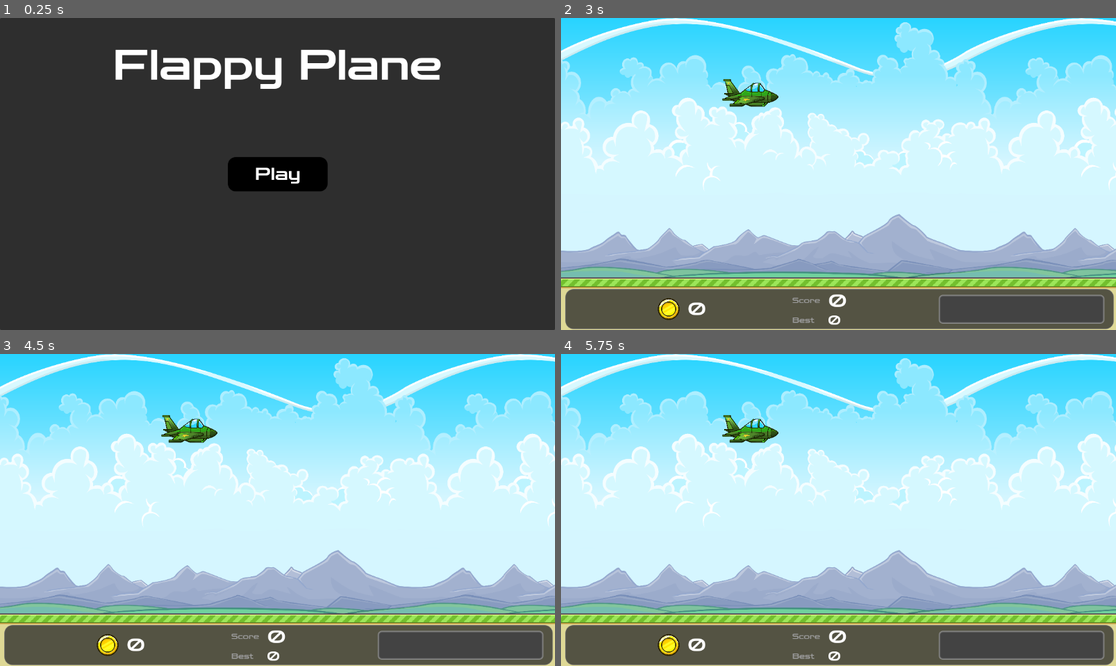
Above: before the commit, frames 1-4 (two rows, left to right).
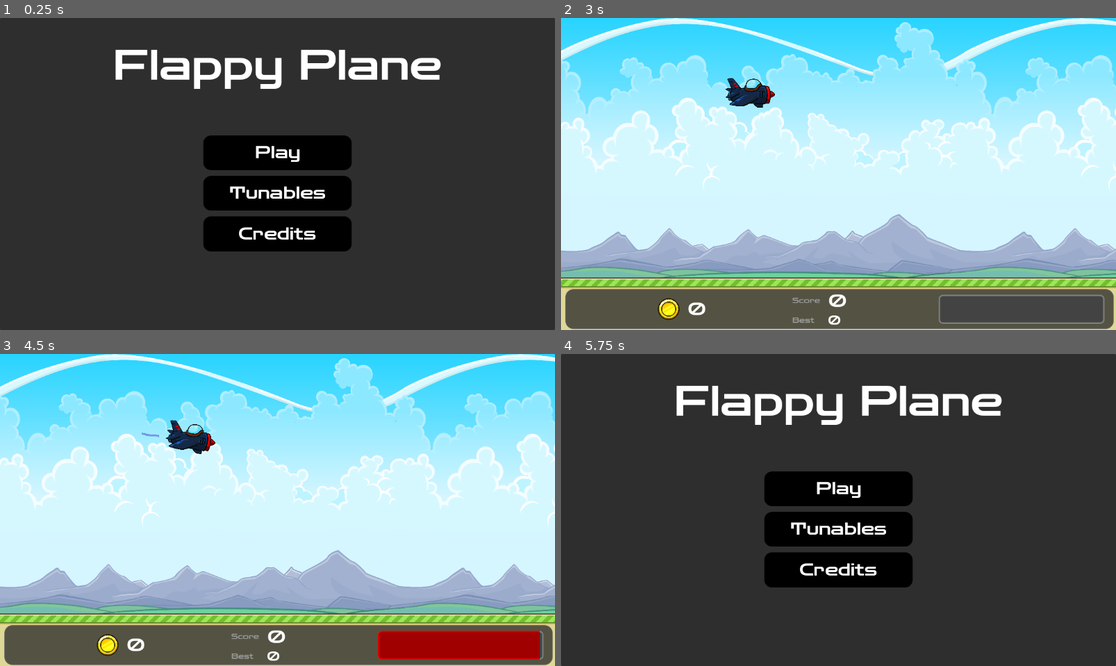
Above: after the commit, the same moments.

Repository: matrndev/flappy-plane
Game: Godot game, scene res://scenes/main_menu.tscn
The game is run twice, just before and just after one commit, with the same random seed, the same clock (stepped at 60 frames per second) and the same inputs.
Inputs (mouse positions are in pixels of both pictures, inside the frame that each line leads up to):
- Up to frame 1 (0.25 s): no input
- Up to frame 2 (3 s): click (838, 192) at 0.5 s, where only the run after the commit has a clickable "Tunables"; click (572, 24) at 1.25 s, where only the run after the commit has a clickable "back"; click (838, 233) at 2 s, where only the run after the commit has a clickable "Credits"; click "Play" at 2.75 s
- Up to frame 3 (4.5 s): tap Enter at 3.5 s; hold A (keyboard_a) 3.53-4.28 s; hold Right from 3.53 s (still down); tap Up at 3.77 s; tap C (keyboard_c) at 3.8, 4.35 s; tap Space (keyboard_space) at 4.25 s
- Up to frame 4 (5.75 s): tap Up at 4.52 s; tap D (keyboard_d) at 4.55 s; release Right at 5 s; click (738, 578) at 5 s, where only the run after the commit has a clickable "Main Menu"

The runs differ from the first frame. In frame 1, 7.8% of the frame differs, in the area x 36-64%, y 37-75%; in frame 2, 0.6%; in frame 3, 4.6%; in frame 4, 98%, in the area x 0-100%, y 0-100%.
Error before the commit: Invalid access to property or key 'dead' on a base object of type 'CharacterBody2D'. (res://scripts/game.gd:50)

Commit message:
add audio, tunables + various minor improvements

Diff:
--- /dev/null
+++ b/default_bus_layout.tres
@@ -0,0 +1,4 @@
+[gd_resource type="AudioBusLayout" format=3 uid="uid://b0bgnspsgg65y"]
+
+[resource]
+bus/0/volume_db = -13.516163
--- a/project.godot
+++ b/project.godot
@@ -14,6 +14,10 @@
 run/main_scene="uid://bhg8xxkoha6hy"
 config/features=PackedStringArray("4.5", "Mobile")
 config/icon="res://icon.svg"
+
+[autoload]
+
+TunableVariables="*res://scripts/tunable_variables.gd"
 
 [editor_plugins]
 
--- a/scenes/game.tscn
+++ b/scenes/game.tscn
@@ -3,12 +3,12 @@
 [ext_resource type="Script" uid="uid://bnrgsw5bu3p6j" path="res://scripts/game.gd" id="1_lnu2h"]
 [ext_resource type="PackedScene" uid="uid://qee546yqe1ne" path="res://scenes/player.tscn" id="1_uwrxv"]
 [ext_resource type="Texture2D" uid="uid://g0xlorw6vj8g" path="res://assets/plane_pack/sky_background/example/sky_background_green_hills.png" id="1_yqjtg"]
-[ext_resource type="Script" uid="uid://d34yuumxrwwm5" path="res://scenes/player.gd" id="4_lbhrr"]
 [ext_resource type="PackedScene" uid="uid://ceq6rslseh62j" path="res://scenes/pipe.tscn" id="5_iywne"]
 [ext_resource type="PackedScene" uid="uid://dhu8p3ftdx3wo" path="res://scenes/ground.tscn" id="6_p57ef"]
 [ext_resource type="PackedScene" uid="uid://bemfcfq10ud1f" path="res://scenes/coin.tscn" id="7_u5sy4"]
 [ext_resource type="PackedScene" uid="uid://btvo7t7jdda1m" path="res://scenes/refueling_station.tscn" id="8_gee14"]
 [ext_resource type="PackedScene" uid="uid://tv1so81v08fi" path="res://scenes/refueling_menu.tscn" id="9_0tnpc"]
+[ext_resource type="Script" uid="uid://d34yuumxrwwm5" path="res://scripts/player.gd" id="9_kvpfn"]
 [ext_resource type="PackedScene" uid="uid://b6sttng1yxfx7" path="res://scenes/game_stats.tscn" id="10_vtaks"]
 [ext_resource type="PackedScene" uid="uid://dlhmbm8et6p6h" path="res://scenes/you_died.tscn" id="11_kvpfn"]
 
@@ -31,7 +31,7 @@
 [node name="Player" parent="." instance=ExtResource("1_uwrxv")]
 z_index = 1
 position = Vector2(313, 200)
-script = ExtResource("4_lbhrr")
+script = ExtResource("9_kvpfn")
 
 [node name="Camera2D" type="Camera2D" parent="."]
 position = Vector2(576, 339)
--- a/scenes/main_menu.tscn
+++ b/scenes/main_menu.tscn
@@ -60,19 +60,24 @@
 theme_override_font_sizes/font_size = 86
 text = "Flappy Plane"
 
-[node name="PlayButton" type="Button" parent="Panel"]
+[node name="VBoxContainer" type="VBoxContainer" parent="Panel"]
 layout_mode = 1
 anchors_preset = 8
 anchor_left = 0.5
 anchor_top = 0.5
 anchor_right = 0.5
 anchor_bottom = 0.5
-offset_left = -84.5
-offset_top = -16.5
-offset_right = 84.5
-offset_bottom = 16.5
+offset_left = -135.0
+offset_top = -66.5
+offset_right = 135.0
+offset_bottom = 146.5
 grow_horizontal = 2
 grow_vertical = 2
+theme_override_constants/separation = 40
+
+[node name="PlayButton" type="Button" parent="Panel/VBoxContainer"]
+layout_mode = 2
+size_flags_vertical = 3
 theme_override_colors/font_color = Color(1, 1, 1, 1)
 theme_override_colors/font_pressed_color = Color(1, 0, 0, 1)
 theme_override_colors/font_hover_color = Color(1, 1, 1, 1)
@@ -84,4 +89,33 @@
 theme_override_styles/focus = SubResource("StyleBoxEmpty_oa1go")
 text = "Play"
 
-[connection signal="pressed" from="Panel/PlayButton" to="." method="_on_play_button_pressed"]
+[node name="TunablesButton" type="Button" parent="Panel/VBoxContainer"]
+layout_mode = 2
+size_flags_vertical = 3
+theme_override_colors/font_color = Color(1, 1, 1, 1)
+theme_override_colors/font_pressed_color = Color(1, 0, 0, 1)
+theme_override_colors/font_hover_color = Color(1, 1, 1, 1)
+theme_override_fonts/font = ExtResource("1_l6cm7")
+theme_override_font_sizes/font_size = 35
+theme_override_styles/normal = ExtResource("3_wu84c")
+theme_override_styles/pressed = SubResource("StyleBoxFlat_8ln24")
+theme_override_styles/hover = SubResource("StyleBoxFlat_rtw2f")
+theme_override_styles/focus = SubResource("StyleBoxEmpty_oa1go")
+text = "Tunables"
+
+[node name="CreditsButton" type="Button" parent="Panel/VBoxContainer"]
+layout_mode = 2
+size_flags_vertical = 3
+theme_override_colors/font_color = Color(1, 1, 1, 1)
+theme_override_colors/font_pressed_color = Color(1, 0, 0, 1)
+theme_override_colors/font_hover_color = Color(1, 1, 1, 1)
+theme_override_fonts/font = ExtResource("1_l6cm7")
+theme_override_font_sizes/font_size = 35
+theme_override_styles/normal = ExtResource("3_wu84c")
+theme_override_styles/pressed = SubResource("StyleBoxFlat_8ln24")
+theme_override_styles/hover = SubResource("StyleBoxFlat_rtw2f")
+theme_override_styles/focus = SubResource("StyleBoxEmpty_oa1go")
+text = "Credits"
+
+[connection signal="pressed" from="Panel/VBoxContainer/PlayButton" to="." method="_on_play_button_pressed"]
+[connection signal="pressed" from="Panel/VBoxContainer/TunablesButton" to="." method="_on_tunables_button_pressed"]
--- a/scenes/pipe.gd
+++ b/scenes/pipe.gd
@@ -3,10 +3,21 @@
 signal hit
 signal score
 
+var hit_played: bool = false
+var score_played: bool = false
+
+var collisions_enabled: bool = TunableVariables.collisions_enabled
+
 func _on_body_entered(body: Node2D) -> void:
-	if body.name == "Player":
+	if body.name == "Player" and collisions_enabled:
+		if not hit_played:
+			$HitSound.play()
+			hit_played = true
 		hit.emit()
 
 func _on_safe_zone_body_entered(body: Node2D) -> void:
 	if body.name == "Player":
+		if not score_played:
+			$ScoreSound.play()
+			score_played = true
 		score.emit()
--- a/scenes/pipe.tscn
+++ b/scenes/pipe.tscn
@@ -1,7 +1,9 @@
-[gd_scene load_steps=10 format=4 uid="uid://ceq6rslseh62j"]
+[gd_scene load_steps=12 format=4 uid="uid://ceq6rslseh62j"]
 
 [ext_resource type="Texture2D" uid="uid://boppv27n51ywm" path="res://assets/Flappy Bird Assets/Tiles/Style 4/PipeStyle4.png" id="1_8x3ej"]
 [ext_resource type="Script" uid="uid://dv2wx85qs8cdp" path="res://scenes/pipe.gd" id="1_arpqm"]
+[ext_resource type="AudioStream" uid="uid://ce3wn8v3t3rd4" path="res://assets/flappy-bird-assets-master/audio/hit.wav" id="2_ejsh2"]
+[ext_resource type="AudioStream" uid="uid://syonuhecjkna" path="res://assets/flappy-bird-assets-master/audio/point.wav" id="3_4ybk5"]
 
 [sub_resource type="TileSetAtlasSource" id="TileSetAtlasSource_arpqm"]
 texture = ExtResource("1_8x3ej")
@@ -75,6 +77,12 @@
 [node name="Pipe" type="Area2D"]
 script = ExtResource("1_arpqm")
 
+[node name="HitSound" type="AudioStreamPlayer2D" parent="."]
+stream = ExtResource("2_ejsh2")
+
+[node name="ScoreSound" type="AudioStreamPlayer2D" parent="."]
+stream = ExtResource("3_4ybk5")
+
 [node name="TileMapLayer" type="TileMapLayer" parent="."]
 position = Vector2(0, 77.99999)
 scale = Vector2(1.6, 1.6)
--- a/scenes/player.tscn
+++ b/scenes/player.tscn
@@ -1,6 +1,8 @@
-[gd_scene load_steps=3 format=3 uid="uid://qee546yqe1ne"]
+[gd_scene load_steps=5 format=3 uid="uid://qee546yqe1ne"]
 
 [ext_resource type="Texture2D" uid="uid://ks8usda6jg4v" path="res://assets/plane_pack/planes/plane_3/plane_3_green.png" id="1_3vyb7"]
+[ext_resource type="AudioStream" uid="uid://y4auib3nnycj" path="res://assets/flappy-bird-assets-master/audio/wing.wav" id="2_g2els"]
+[ext_resource type="AudioStream" uid="uid://b63bmtmmo0mcc" path="res://assets/flappy-bird-assets-master/audio/die.wav" id="3_qhqgy"]
 
 [sub_resource type="CapsuleShape2D" id="CapsuleShape2D_g2els"]
 radius = 16.0
@@ -17,3 +19,12 @@
 position = Vector2(83, -23)
 rotation = -1.5707964
 shape = SubResource("CapsuleShape2D_g2els")
+
+[node name="WingSound" type="AudioStreamPlayer2D" parent="."]
+stream = ExtResource("2_g2els")
+
+[node name="DieSound" type="AudioStreamPlayer2D" parent="."]
+stream = ExtResource("3_qhqgy")
+
+[node name="AudioListener2D" type="AudioListener2D" parent="."]
+current = true
--- /dev/null
+++ b/scenes/tunables_menu.tscn
@@ -0,0 +1,60 @@
+[gd_scene load_steps=2 format=3 uid="uid://bfbesyc81f2dh"]
+
+[ext_resource type="Script" uid="uid://cd2i6waiqpj8e" path="res://scripts/tunables_menu.gd" id="1_uw150"]
+
+[node name="TunablesMenu" type="Control"]
+layout_mode = 3
+anchors_preset = 15
+anchor_right = 1.0
+anchor_bottom = 1.0
+grow_horizontal = 2
+grow_vertical = 2
+script = ExtResource("1_uw150")
+
+[node name="Panel" type="Panel" parent="."]
+layout_mode = 0
+offset_right = 1152.0
+offset_bottom = 648.0
+
+[node name="HSlider" type="HSlider" parent="Panel"]
+layout_mode = 0
+offset_left = 262.0
+offset_top = 93.0
+offset_right = 500.0
+offset_bottom = 156.0
+max_value = 5000.0
+tick_count = 10
+ticks_position = 3
+
+[node name="Label" type="Label" parent="Panel/HSlider"]
+layout_mode = 1
+anchors_preset = 6
+anchor_left = 1.0
+anchor_top = 0.5
+anchor_right = 1.0
+anchor_bottom = 0.5
+offset_left = 12.0
+offset_top = -11.5
+offset_right = 52.0
+offset_bottom = 11.5
+grow_horizontal = 0
+grow_vertical = 2
+text = "n"
+
+[node name="BackButton" type="Button" parent="Panel"]
+layout_mode = 0
+offset_right = 45.0
+offset_bottom = 31.0
+text = "back"
+
+[node name="ResetButton" type="Button" parent="Panel"]
+layout_mode = 0
+offset_left = 413.0
+offset_top = 335.0
+offset_right = 685.0
+offset_bottom = 407.0
+text = ">> RESET ALL CONFIGURATION OPTIONS <<"
+
+[connection signal="value_changed" from="Panel/HSlider" to="." method="_on_h_slider_value_changed"]
+[connection signal="pressed" from="Panel/BackButton" to="." method="_on_back_button_pressed"]
+[connection signal="pressed" from="Panel/ResetButton" to="." method="_on_reset_button_pressed"]
--- a/scripts/game.gd
+++ b/scripts/game.gd
@@ -14,25 +14,31 @@
 var screen_size: Vector2i
 var ground_scroll_pos: int
 var ground_height: int
-const SCROLL_SPEED: float = 3
-const TRAIL_LENGTH: int = 200
-const PIPE_VARIABILITY: int = 150
+var trail_length: int = TunableVariables.trail_length
+var pipe_variability: int = TunableVariables.pipe_variability
 var score: int = 0
 var coin_score: int = 0
-var scroll_speed = SCROLL_SPEED
-const REFUELING_SPEED: float = 10.0
+var scroll_speed = TunableVariables.scroll_speed
+var refueling_speed: float = TunableVariables.refueling_speed
 var is_refueling: bool = false
-const GENERATE_STATION_ON_FUEL_LEVEL: float = 40.0
+var generate_station_on_fuel_level: float = TunableVariables.generate_station_on_fuel_level
 var hold: bool = false
 
 # TODO:
 # - parallax effect
 # - menu screen
 # - shop
-# - you died screen
+# - tutorial
+# DONE: - you died screen
 # DONE: - refueling stations
+# - enemy torpedoes
+# - change plane skin
 
 func _ready() -> void:
+	TunableVariables.load_config()
+	$PipeTimer.wait_time = TunableVariables.pipe_spawn_rate
+	$CoinTimer.wait_time = TunableVariables.coin_spawn_rate
+
 	screen_size = get_window().size
 	ground_height = $Ground.get_node("TileMapLayer").tile_set.tile_size.y * 7 # ground is made of 7 tiles
 	generate_pipe()
@@ -41,16 +47,15 @@
 
 func _process(delta: float) -> void:
 	#scroll_speed = lerp(2.0, SCROLL_SPEED, $Player.fuel_remaining / 100.0) # idk with this one mate
-	if Input.is_action_pressed("keyboard_a"): # !debug
-		scroll_speed = 1
-	else:
-		scroll_speed = 3
-		pass
-
-	if $Player.dead: # temp
+	#if Input.is_action_pressed("keyboard_a"): # !debug
+		#scroll_speed = 1
+	#else:
+		#scroll_speed = TunableVariables.scroll_speed
+		##scroll_speed = 3
+		#pass
+
+	if $Player.dead:
 		show_death_message(true)
-	#else:
-		#show_death_message(false)
 
 	# hold in air when starting new game
 	if hold:
@@ -59,8 +64,6 @@
 		return
 
 	if $Player.ready_to_start == true or $Player.dead == true and $Player.is_on_floor() == true:
-		#if Input.is_action_just_pressed("keyboard_space"):
-			#start.emit() # restart game
 		return
 
 	if $Player.dead: # this triggers only when dead because of fuel depletion
@@ -101,7 +104,7 @@
 		point_pos.x -= scroll_speed
 		$PlaneTrail.set_point_position(i, point_pos)
 
-		if (i > TRAIL_LENGTH):
+		if (i > trail_length):
 			$PlaneTrail.remove_point(0)
 
 
@@ -109,7 +112,7 @@
 func _on_pipe_timer_timeout() -> void:
 	generate_pipe()
 	# spawn station
-	if $Player.fuel_remaining < GENERATE_STATION_ON_FUEL_LEVEL:
+	if $Player.fuel_remaining < generate_station_on_fuel_level:
 		generate_station()
 
 func _on_coin_timer_timeout() -> void:
@@ -119,7 +122,7 @@
 func generate_pipe() -> void:
 	var pipe: Area2D = pipe_scene.instantiate()
 	pipe.position.x = screen_size.x + 50
-	pipe.position.y = (screen_size.y - ground_height) / 2.0 + randi_range(-PIPE_VARIABILITY, PIPE_VARIABILITY)
+	pipe.position.y = (screen_size.y - ground_height) / 2.0 + randi_range(-pipe_variability, pipe_variability)
 	pipe.hit.connect(bird_hit)
 	pipe.score.connect(bird_score)
 	pipe.add_to_group("pipes")
@@ -129,7 +132,7 @@
 func generate_coin() -> void:
 	var coin: Area2D = coin_scene.instantiate()
 	coin.position.x = screen_size.x + randi_range(1000, 1600)
-	coin.position.y = (screen_size.y - ground_height) / 2.0 + randi_range(-PIPE_VARIABILITY, PIPE_VARIABILITY)
+	coin.position.y = (screen_size.y - ground_height) / 2.0 + randi_range(-pipe_variability, pipe_variability)
 	coin.hit.connect(coin_hit)
 	coin.add_to_group("coins")
 	add_child(coin)
@@ -199,15 +202,6 @@
 
 func bird_hit() -> void:
 	$Player.dead = true
-
-func _on_player_died() -> void:
-	score = 0
-	clear_coins()
-	clear_pipes()
-	clear_stations()
-	show_death_message(false)
-	$PlaneTrail.clear_points()
-	hold = true
 
 var death_message: Control
 func show_death_message(display: bool) -> void:
@@ -226,3 +220,14 @@
 
 func _on_ready() -> void:
 	pass # Replace with function body.
+
+
+func _on_player_died() -> void:
+	# reset game
+	score = 0
+	clear_coins()
+	clear_pipes()
+	clear_stations()
+	show_death_message(false)
+	$PlaneTrail.clear_points()
+	hold = true
--- a/scripts/game_stats.gd
+++ b/scripts/game_stats.gd
@@ -15,6 +15,9 @@
 func _process(delta: float) -> void:
 	if score > best_score:
 		best_score = score
+		$HBoxContainer/ScoreLabel.modulate = Color("#ffca00")
+	if score < best_score:
+		$HBoxContainer/ScoreLabel.modulate = Color("#ffffff")
 	fuel_bar.value = fuel_remaining
 	best_score_label.text = str(best_score)
 	score_label.text = str(score)
--- a/scripts/main_menu.gd
+++ b/scripts/main_menu.gd
@@ -2,4 +2,8 @@
 
 
 func _on_play_button_pressed() -> void:
-	get_tree().change_scene_to_file("res://scenes/Game.tscn")
+	get_tree().change_scene_to_file("res://scenes/game.tscn")
+
+
+func _on_tunables_button_pressed() -> void:
+	get_tree().change_scene_to_file("res://scenes/tunables_menu.tscn")
--- /dev/null
+++ b/scripts/player.gd
@@ -0,0 +1,109 @@
+extends CharacterBody2D
+
+signal died
+
+var jump_velocity: float = TunableVariables.jump_velocity
+var max_jump_velocity: float = TunableVariables.max_jump_velocity
+var gravity: float = TunableVariables.gravity
+var rotation_down_step: int = TunableVariables.rotation_down_step
+var rotation_down_limit: int = TunableVariables.rotation_down_limit
+var rotation_up_step: int = TunableVariables.rotation_up_step
+var rotation_up_limit: int = TunableVariables.rotation_up_limit
+var trail_density: int = TunableVariables.trail_density
+var fuel_consumption: float = TunableVariables.fuel_consumption
+
+var dead: bool = false
+var ready_to_start: bool = true
+var gravity_enabled: bool = true
+var fuel_remaining: float = 100.0
+
+var sprite_path: String
+
+func _ready() -> void:
+	TunableVariables.load_config()
+	sprite_path = "res://assets/plane_pack/planes/plane_%d/plane_%d_%s.png" % [TunableVariables.player_sprite_number, TunableVariables.player_sprite_number, TunableVariables.player_sprite_color]
+	$Sprite2D.texture = load(sprite_path)
+
+func _physics_process(delta: float) -> void:
+	if ready_to_start:
+		return
+
+	if $"..".is_refueling or $"..".hold:
+		return
+
+	if dead and is_on_floor():
+		$Sprite2D.self_modulate.a -= 0.02 # vanish
+		return
+
+	if not is_on_floor() and gravity_enabled:
+		velocity.y += gravity * delta
+
+		if velocity.y > 0: # falling
+			if rotation_degrees < rotation_down_limit:
+				rotation_degrees += rotation_down_step
+		else:
+			if rotation_degrees > rotation_up_limit:
+				rotation_degrees -= rotation_up_step
+
+	if velocity.y > max_jump_velocity: # terminal velocity
+		velocity.y = max_jump_velocity
+
+	if Input.is_action_pressed("keyboard_c") and not dead: #and fuel_remaining > 20: # pause gravity
+		gravity_enabled = false
+		velocity.y = 7
+		modulate = "#bf7aff"
+		fuel_consumption = TunableVariables.fuel_consumption * 10
+	else:
+		gravity_enabled = true
+		modulate = "#ffffff"
+		fuel_consumption = TunableVariables.fuel_consumption
+
+	if Input.is_action_just_pressed("keyboard_d") and not dead: # debug: die
+		fuel_remaining = 0
+
+	if Input.is_action_just_pressed("keyboard_w") and not dead: # debug: extra fuel
+		fuel_remaining += 500
+
+	if Input.is_action_just_pressed("keyboard_space") and not dead and not ready_to_start:
+		velocity.y = jump_velocity
+		fuel_remaining -= fuel_consumption * 50
+		$WingSound.play()
+
+	if not dead:
+		fuel_remaining -= fuel_consumption
+		if fuel_remaining <= 0:
+			dead = true
+			fuel_remaining = 0
+		# update gamestats
+		$"../GameStats".fuel_remaining = fuel_remaining
+		$"../GameStats".fuel_warning = true
+
+	move_and_slide()
+
+func die() -> void:
+	died.emit()
+
+func reset() -> void:
+	die()
+	dead = false
+	$"../GameStats".fuel_warning = false
+	position.y = 200
+	velocity.y = 0
+	$Sprite2D.self_modulate.a = 1
+	rotation_degrees = 0
+	ready_to_start = false
+	fuel_remaining = 100.0
+
+func _on_game_start() -> void:
+	reset()
+
+func _on_ground_body_entered(body: Node2D) -> void:
+	if body.name == "Player":
+		dead = true
+		$DieSound.play()
+		$"../GameStats".fuel_warning = false
+
+func _on_game_refueling_finalized() -> void:
+	# jump
+	velocity.y = jump_velocity
+	# make first jump free fuel_remaining -= fuel_consumption * 50
--- /dev/null
+++ b/scripts/tunable_variables.gd
@@ -0,0 +1,126 @@
+extends Node
+
+const CONFIG_FILE_PATH: String = "user://tunables.cfg"
+
+# default base assignments
+
+# game
+var scroll_speed: int = 3
+var refueling_speed: float = 10.0
+var generate_station_on_fuel_level: float = 40.0
+var trail_length: int = 200
+var pipe_variability: int = 150
+var pipe_spawn_rate: float = 2.4
+var coin_spawn_rate: float = 5.0
+
+# player
+var jump_velocity: float = -400.0
+var max_jump_velocity: float = 600.0
+var gravity: float = 800.0
+var rotation_down_step: int = 1
+var rotation_down_limit: int = 50
+var rotation_up_step: int = 6
+var rotation_up_limit: int = -10
+var trail_density: int = 10
+var fuel_consumption: float = 0.05
+var player_sprite_number: int = 1
+var player_sprite_color: String = "blue"
+
+# pipe
+var collisions_enabled: bool = true
+
+# Called when the node enters the scene tree for the first time.
+func _ready() -> void:
+	load_config()
+	save_config()
+
+func reset_all() -> void:
+	# default base assignments
+
+	# game
+	scroll_speed = 3
+	refueling_speed = 10.0
+	generate_station_on_fuel_level = 40.0
+	trail_length = 200
+	pipe_variability = 150
+	pipe_spawn_rate = 2.4
+	coin_spawn_rate = 5.0
+
+	# player
+	jump_velocity = -400.0
+	max_jump_velocity = 600.0
+	gravity = 800.0
+	rotation_down_step = 1
+	rotation_down_limit = 50
+	rotation_up_step = 6
+	rotation_up_limit = -10
+	trail_density = 10
+	fuel_consumption = 0.05
+	player_sprite_number = 1
+	player_sprite_color = "blue"
+
+	# pipe
+	collisions_enabled = true
+
+	save_config()
+
+func load_config() -> void:
+	print("reloading config")
+	var config_file = ConfigFile.new()
+	if config_file.load(CONFIG_FILE_PATH) == OK:
+		# game
+		scroll_speed = config_file.get_value("game", "scroll_speed", scroll_speed)
+		refueling_speed = config_file.get_value("game", "refueling_speed", refueling_speed)
+		generate_station_on_fuel_level = config_file.get_value("game", "generate_station_on_fuel_level", generate_station_on_fuel_level)
+		trail_length = config_file.get_value("game", "trail_length", trail_length)
+		pipe_variability = config_file.get_value("game", "pipe_variability", pipe_variability)
+		pipe_spawn_rate = config_file.get_value("game", "pipe_spawn_rate", pipe_spawn_rate)
+		coin_spawn_rate = config_file.get_value("game", "coin_spawn_rate", coin_spawn_rate)
+
+		# player
+		jump_velocity = config_file.get_value("player", "jump_velocity", jump_velocity)
+		max_jump_velocity = config_file.get_value("player", "max_jump_velocity", max_jump_velocity)
+		gravity = config_file.get_value("player", "gravity", gravity)
+		rotation_down_step = config_file.get_value("player", "rotation_down_step", rotation_down_step)
+		rotation_down_limit = config_file.get_value("player", "rotation_down_limit", rotation_down_limit)
+		rotation_up_step = config_file.get_value("player", "rotation_up_step", rotation_up_step)
+		rotation_up_limit = config_file.get_value("player", "rotation_up_limit", rotation_up_limit)
+		trail_density = config_file.get_value("player", "trail_density", trail_density)
+		fuel_consumption = config_file.get_value("player", "fuel_consumption", fuel_consumption)
+		player_sprite_number = config_file.get_value("player", "player_sprite_number", player_sprite_number)
+		player_sprite_color = config_file.get_value("player", "player_sprite_color", player_sprite_color)
+
+		# pipe
+		collisions_enabled = config_file.get_value("pipe", "collisions_enabled", collisions_enabled)
+
+
+func save_config() -> void:
+	var config_file = ConfigFile.new()
+	# game
+	config_file.set_value("game", "scroll_speed", scroll_speed)
+	config_file.set_value("game", "refueling_speed", refueling_speed)
+	config_file.set_value("game", "generate_station_on_fuel_level", generate_station_on_fuel_level)
+	config_file.set_value("game", "trail_length", trail_length)
+	config_file.set_value("game", "pipe_variability", pipe_variability)
+	config_file.set_value("game", "pipe_spawn_rate", pipe_spawn_rate)
+	config_file.set_value("game", "coin_spawn_rate", coin_spawn_rate)
+
+	# player
+	config_file.set_value("player", "jump_velocity", jump_velocity)
+	config_file.set_value("player", "max_jump_velocity", max_jump_velocity)
+	config_file.set_value("player", "gravity", gravity)
+	config_file.set_value("player", "rotation_down_step", rotation_down_step)
+	config_file.set_value("player", "rotation_down_limit", rotation_down_limit)
+	config_file.set_value("player", "rotation_up_step", rotation_up_step)
+	config_file.set_value("player", "rotation_up_limit", rotation_up_limit)
+	config_file.set_value("player", "trail_density", trail_density)
+	config_file.set_value("player", "fuel_consumption", fuel_consumption)
+	config_file.set_value("player", "player_sprite_number", player_sprite_number)
+	config_file.set_value("player", "player_sprite_color", player_sprite_color)
+
+	# pipe
+	config_file.set_value("pipe", "collisions_enabled", collisions_enabled)
+
+
+
+	config_file.save(CONFIG_FILE_PATH)
--- /dev/null
+++ b/scripts/tunables_menu.gd
@@ -0,0 +1,24 @@
+extends Control
+
+# Called when the node enters the scene tree for the first time.
+func _ready() -> void:
+	$Panel/HSlider.value = TunableVariables.gravity
+
+
+# Called every frame. 'delta' is the elapsed time since the previous frame.
+func _process(delta: float) -> void:
+	pass
+
+
+func _on_back_button_pressed() -> void:
+	get_tree().change_scene_to_file("res://scenes/main_menu.tscn")
+
+
+func _on_h_slider_value_changed(value: float) -> void:
+	$Panel/HSlider/Label.text = str($Panel/HSlider.value)
+	TunableVariables.gravity = value
+	TunableVariables.save_config()
+
+
+func _on_reset_button_pressed() -> void:
+	TunableVariables.reset_all()
Not shown, added: scripts/player.gd.uid
Not shown, added: scripts/tunable_variables.gd.uid
Not shown, added: scripts/tunables_menu.gd.uid
